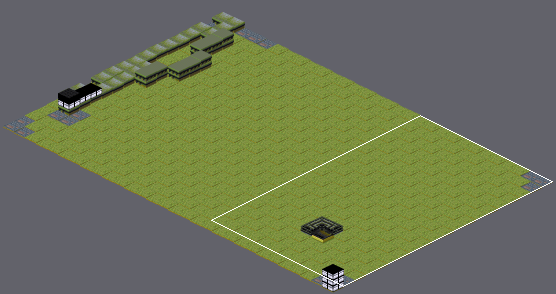
Tiled map: assets/test_map.tmx. Above: a wide view before the commit, with the close-up outlined.
Close-up. First the earlier version:
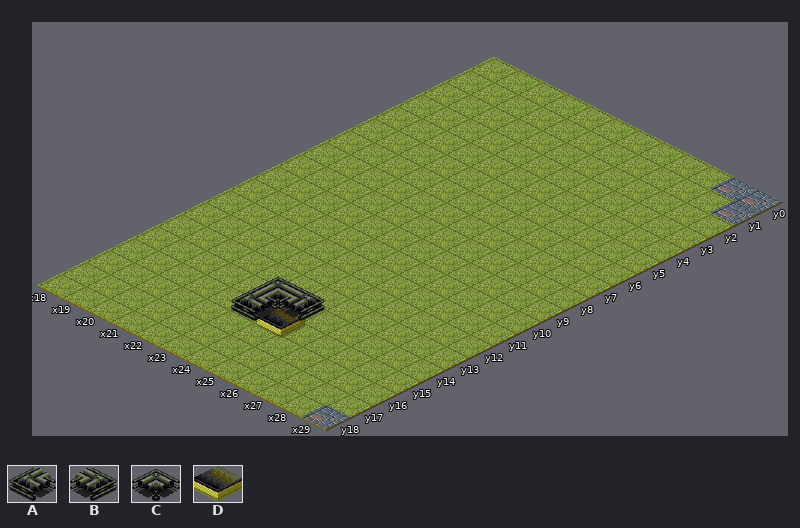
Cells are 64x32 px. Isometric: x runs down to the right, y down to the left. Shown: x 18..29, y 0..18. Layer "Tile Layer 2" is drawn 0,-16 px off the grid. Layer "Tile Layer 3" is drawn 0,-32 px off the grid. Layer "Tile Layer 5" is drawn 0,-48 px off the grid. Layer "Tile Layer 6" is drawn 0,-64 px off the grid. Layer "Tile Layer 7" is drawn 0,-80 px off the grid. Layer "Tile Layer 8" is drawn 0,-96 px off the grid. Layer "Tile Layer 9" is drawn 0,-112 px off the grid.
Key: from "sync-tileset": A 4, B 4 flipped left-right, C 6, D 7.
_ is an empty cell.
Objects are placed by the point they stand on, in cells (3,4 is the top-left corner of cell 3,4); size is 1x1 cell unless given.
Layers that did not change in this view are not listed.
Objects on layer "Object Layer 1" before:
D "TestObject" at 25.3,16.1 size 1x1.5
The same view after the edit:
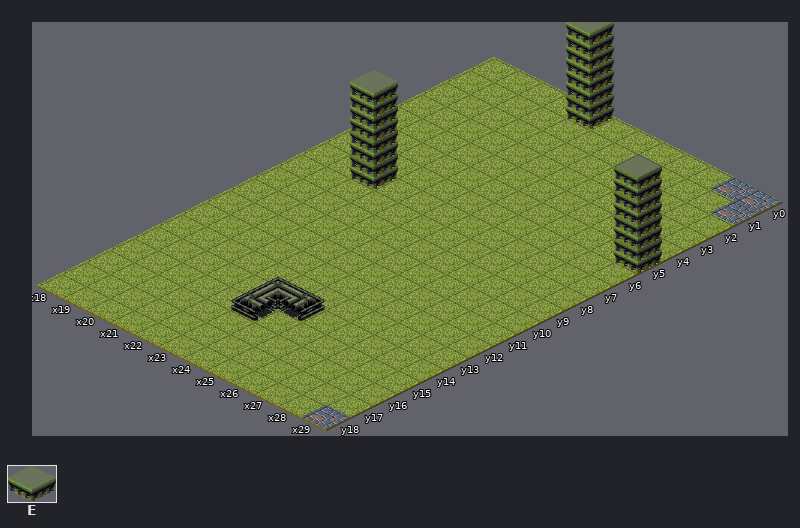
Further tiles: from "sync-tileset": E 0.
Tiles of an added or newly shown layer are drawn over the layers below it.
Diff:
{"where": "layer \"Object Layer 1\""}
{"was": "D \"TestObject\" at 25.3,16.1 size 1x1.5"}
{"where": "layer \"Tile Layer 1\""}
{"y":0,"x":22,"old":"_","new":"E"}
{"y":5,"x":29,"old":"_","new":"E"}
{"y":7,"x":20,"old":"_","new":"E"}
{"where": "layer \"Tile Layer 2\""}
{"y":0,"x":22,"old":"_","new":"E"}
{"y":5,"x":29,"old":"_","new":"E"}
{"y":7,"x":20,"old":"_","new":"E"}
{"where": "layer \"Tile Layer 3\""}
{"y":0,"x":22,"old":"_","new":"E"}
{"y":5,"x":29,"old":"_","new":"E"}
{"y":7,"x":20,"old":"_","new":"E"}
{"where": "layer \"Tile Layer 5\" (added)"}
{"y":0,"x":22,"old":"_","new":"E"}
{"y":5,"x":29,"old":"_","new":"E"}
{"y":7,"x":20,"old":"_","new":"E"}
{"where": "layer \"Tile Layer 6\" (added)"}
{"y":0,"x":22,"old":"_","new":"E"}
{"y":5,"x":29,"old":"_","new":"E"}
{"y":7,"x":20,"old":"_","new":"E"}
{"where": "layer \"Tile Layer 7\" (added)"}
{"y":0,"x":22,"old":"_","new":"E"}
{"y":5,"x":29,"old":"_","new":"E"}
{"y":7,"x":20,"old":"_","new":"E"}
{"where": "layer \"Tile Layer 8\" (added)"}
{"y":0,"x":22,"old":"_","new":"E"}
{"y":5,"x":29,"old":"_","new":"E"}
{"y":7,"x":20,"old":"_","new":"E"}
{"where": "layer \"Tile Layer 9\" (added)"}
{"y":0,"x":22,"old":"_","new":"E"}
{"y":5,"x":29,"old":"_","new":"E"}
{"y":7,"x":20,"old":"_","new":"E"}
